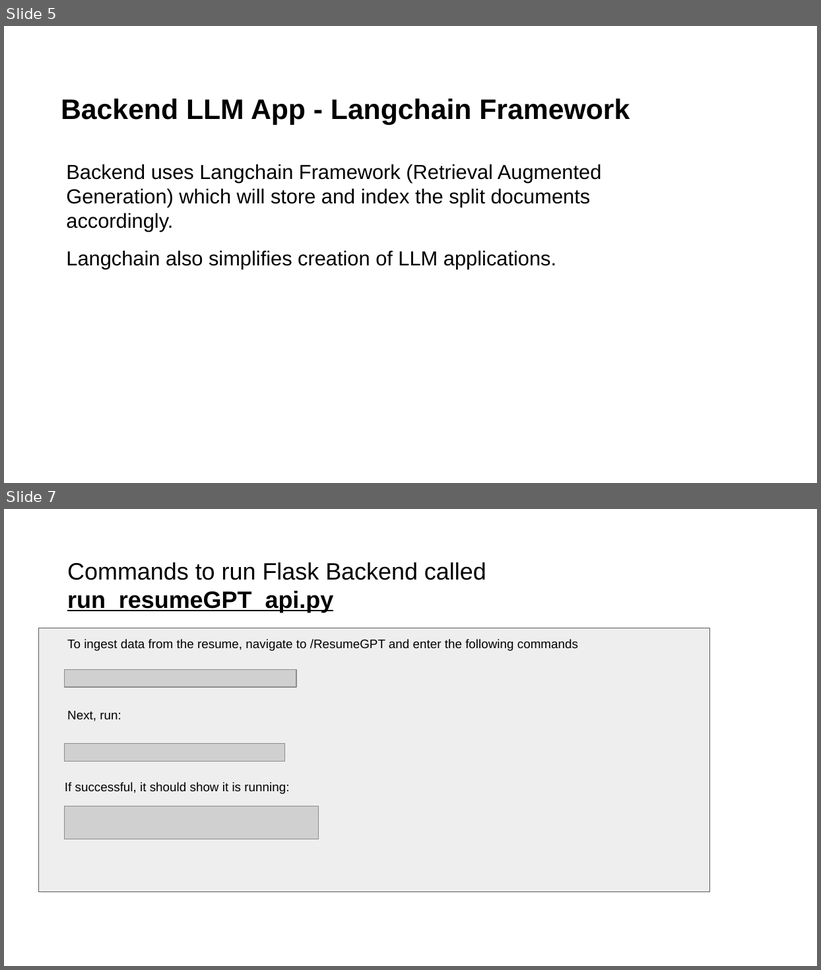
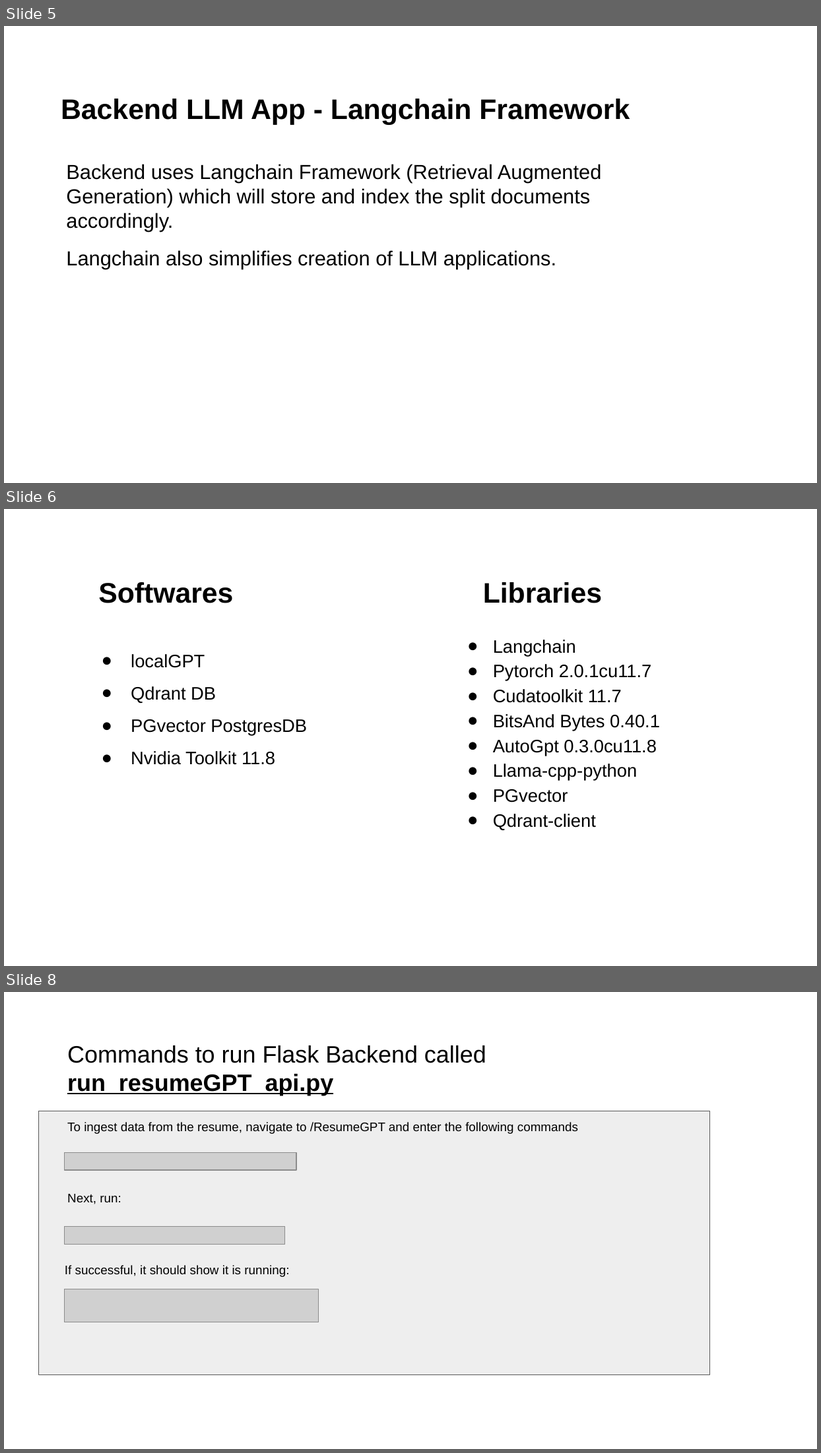
Before and after one commit to anabellechan/IntroGPT-Anabelle, a slide deck: Powerpoint Slides/Generative AI COE Technical Assessment Slides - ResumeGPT.pptx. Shown one above the other, each under a label of ours: slides 5 and 7 before the commit, slides 5, 6 and 8 after it; the slides between them are not shown. The pictures are 821x970 and 821x1453 pixels, drawn with LibreOffice and Linux fonts; fonts in the diff are those of the drawing; grey boxes stand for pictures. Boxes give left, top, right and bottom in pixels: in the first picture for what was removed or moved away, otherwise in the second. Text is boxed around its words. In the diff, an @@ line names an element or a change of style, - is before the commit and + after.

```diff
--- a/Powerpoint Slides/Generative AI COE Technical Assessment Slides - ResumeGPT.pptx
+++ b/Powerpoint Slides/Generative AI COE Technical Assessment Slides - ResumeGPT.pptx
@@ slide 6 added at [4,509,817,966], background #FFFFFF @@
@@ text added at [98,582,233,603], 25 pt, text #000000, bold @@
+Softwares
@@ text added at [483,582,602,603], 25 pt, text #000000, bold @@
+Libraries
@@ text added at [493,640,660,830], 16 pt, text #000000 @@
+● Langchain
+● Pytorch 2.0.1cu11.7
+● Cudatoolkit 11.7
+● BitsAnd Bytes 0.40.1
+● AutoGpt 0.3.0cu11.8
+● Llama-cpp-python
+● PGvector
+● Qdrant-client
@@ text added at [131,654,307,765], 16 pt, text #000000 @@
+● localGPT
+● Qdrant DB
+● PGvector PostgresDB
+● Nvidia Toolkit 11.8
@@ what was slide 7 is now slide 8 @@
```
Also in this commit, not shown: 2 slides changed, 1 other slide added, 1 other file.
